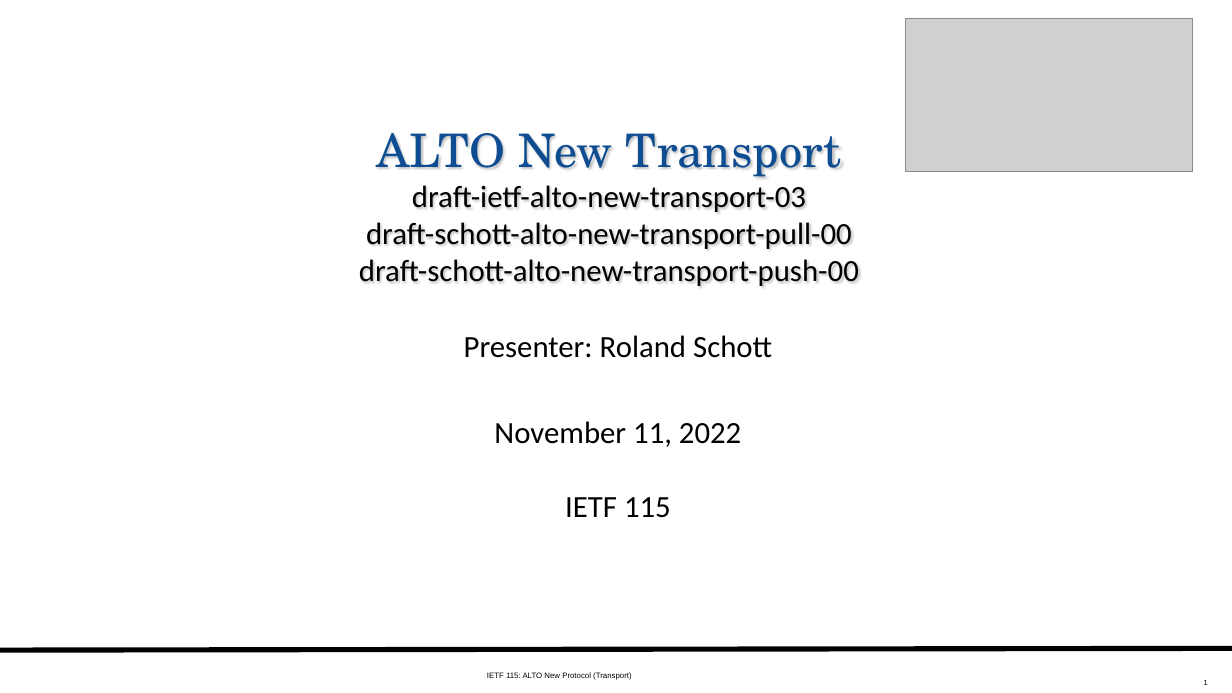
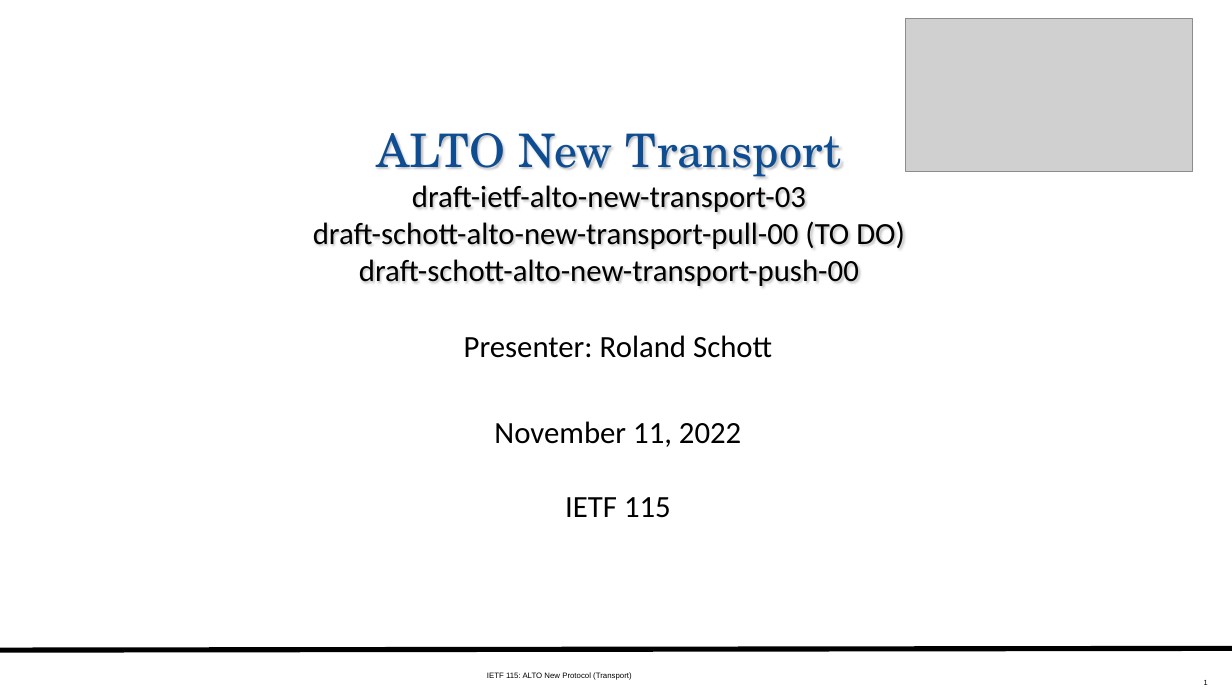
Before and after one commit to ietf-wg-alto/wg-materials, a slide deck: slide 1 of meetings-ietf/ietf-115/slides-115-alto-transport-11-11-working-11-09.pptx. Drawn at 1232x693 pixels with LibreOffice and Linux fonts; fonts in the diff are those of the drawing; grey boxes stand for pictures. Boxes give left, top, right and bottom in pixels: in the first picture for what was removed or moved away, otherwise in the second. Text is boxed around its words. In the diff, an @@ line names an element or a change of style, - is before the commit and + after.

```diff
--- a/meetings-ietf/ietf-115/slides-115-alto-transport-11-11-working-11-09.pptx
+++ b/meetings-ietf/ietf-115/slides-115-alto-transport-11-11-working-11-09.pptx
@@ title at <box>313,133,905,287</box>: text changed @@
-ALTO New Transport
-draft-ietf-alto-new-transport-03
-draft-schott-alto-new-transport-pull-00
-draft-schott-alto-new-transport-push-00
+ALTO New Transport
+draft-ietf-alto-new-transport-03
+draft-schott-alto-new-transport-pull-00 (TO DO)
+draft-schott-alto-new-transport-push-00
```
Also in this commit, not shown: 8 other slides changed.
